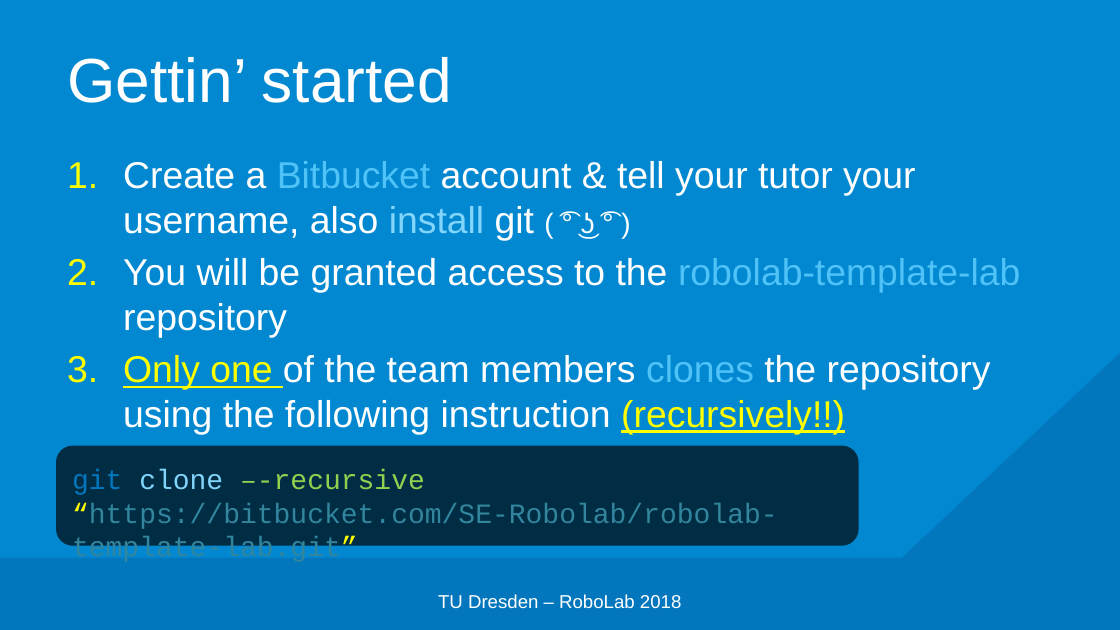
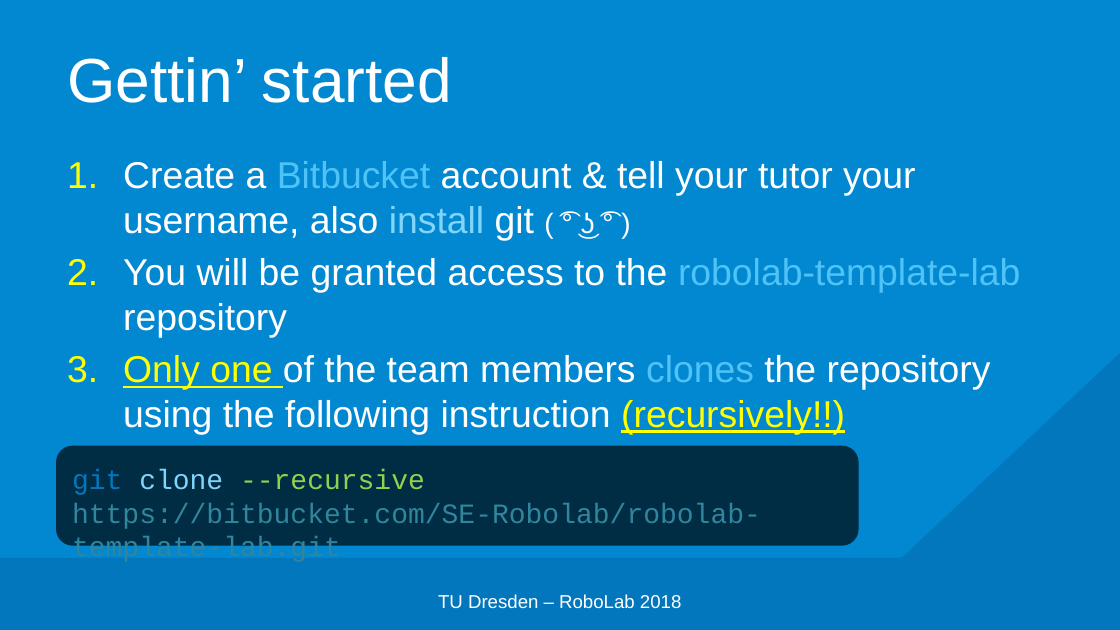
Before and after one commit to edisontrent1337/gitslides, a slide deck: slide 47 of Git-robolab-lab.pptx. Drawn at 1120x630 pixels with LibreOffice and Linux fonts; fonts in the diff are those of the drawing; background and template pictures are left out. Boxes give left, top, right and bottom in pixels: in the first picture for what was removed or moved away, otherwise in the second. Text is boxed around its words. In the diff, an @@ line names an element or a change of style, - is before the commit and + after.

```diff
--- a/Git-robolab-lab.pptx
+++ b/Git-robolab-lab.pptx
@@ text in rounded rectangle at [72,469,761,561]: text changed @@
-git clone –-recursive “https://bitbucket.com/SE-Robolab/robolab-template-lab.git”
+git clone --recursive https://bitbucket.com/SE-Robolab/robolab-template-lab.git
```
Also in this commit, not shown: 16 other slides changed, 1 other file.
